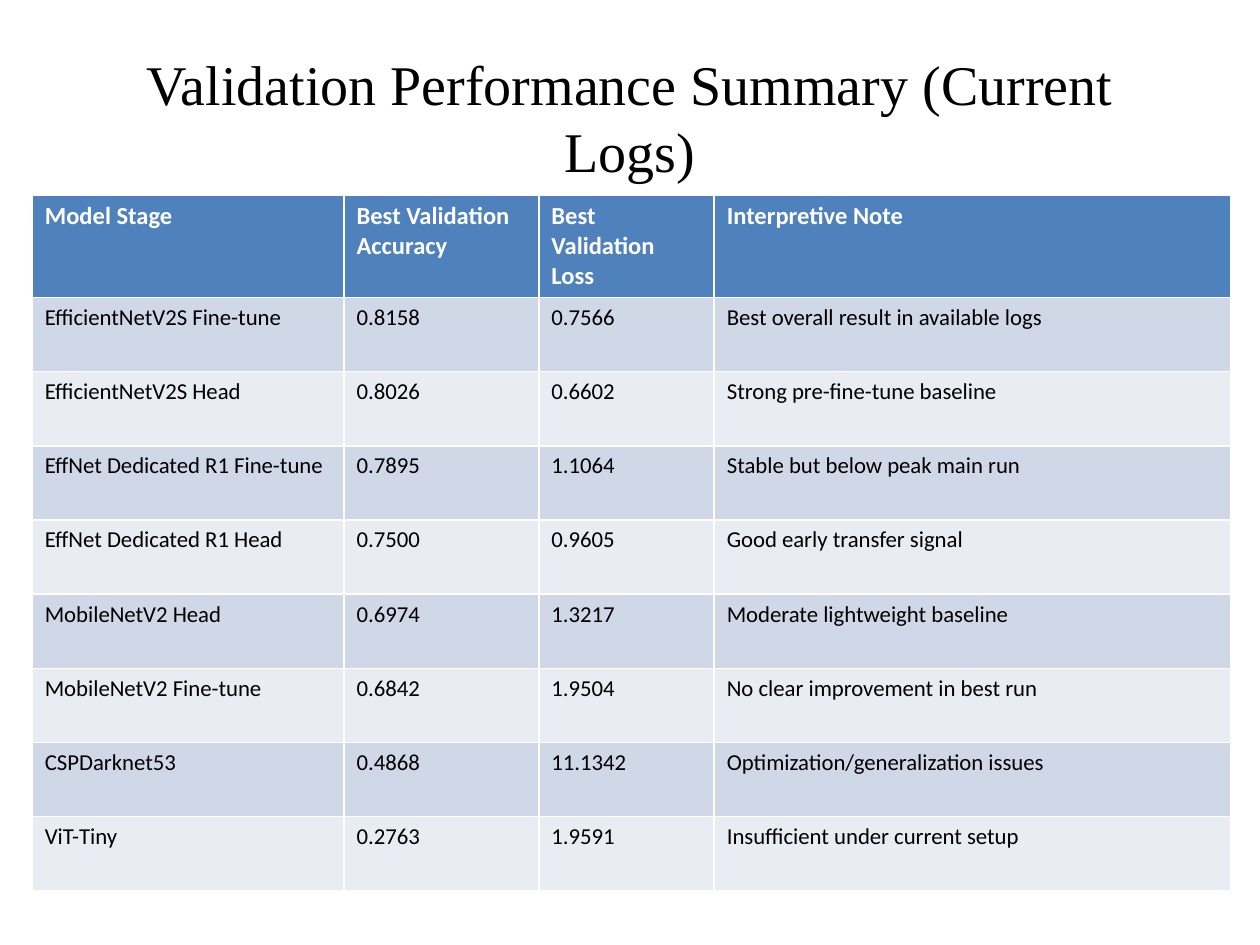
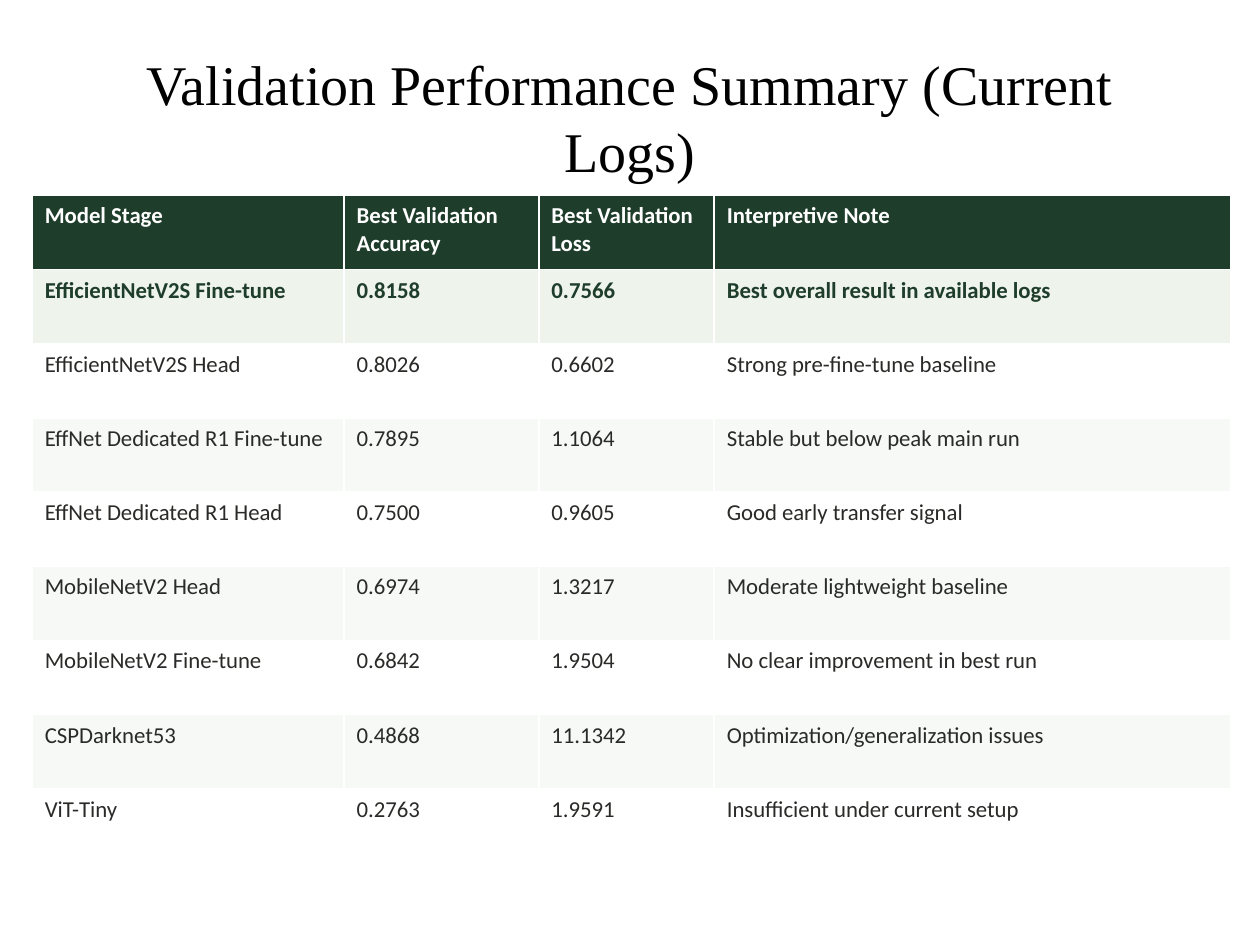
Before and after one commit to IritaSee/anggrek, a slide deck: slide 5 of docs/coelogyne_results_botany_academic.pptx. Drawn at 1260x945 pixels with LibreOffice and Linux fonts; fonts in the diff are those of the drawing. Boxes give left, top, right and bottom in pixels: in the first picture for what was removed or moved away, otherwise in the second. Text is boxed around its words. In the diff, an @@ line names an element or a change of style, - is before the commit and + after.

Commit message:
update result and design

```diff
--- a/docs/coelogyne_results_botany_academic.pptx
+++ b/docs/coelogyne_results_botany_academic.pptx
@@ table at (x1=33, y1=195, x2=1231, y2=863) @@
@@ fill #4F81BD to #1F3D2B in row 1 @@
@@ fill #D0D8E8 to #EEF3EC in row 2 @@
@@ fill #E9EDF4 to #FFFFFF in 16 cells @@
@@ fill #D0D8E8 to #F7F9F6 in 12 cells @@
@@ size 14 to 13 pt in "Model Stage", "Best Validation Accuracy", "Best Validation Loss", "Interpretive Note" @@
@@ text colour #000000 to #1F3D2B, bold on in "EfficientNetV2S Fine-tune", "0.8158", "0.7566", "Best overall result in available logs" @@
@@ text colour #000000 to #2A2A28 in "EfficientNetV2S Head", "0.8026", "0.6602", "Strong pre-fine-tune baseline" and 24 more places @@
```
Also in this commit, not shown: 13 other slides changed, 3 slides added, 1 slide removed.
